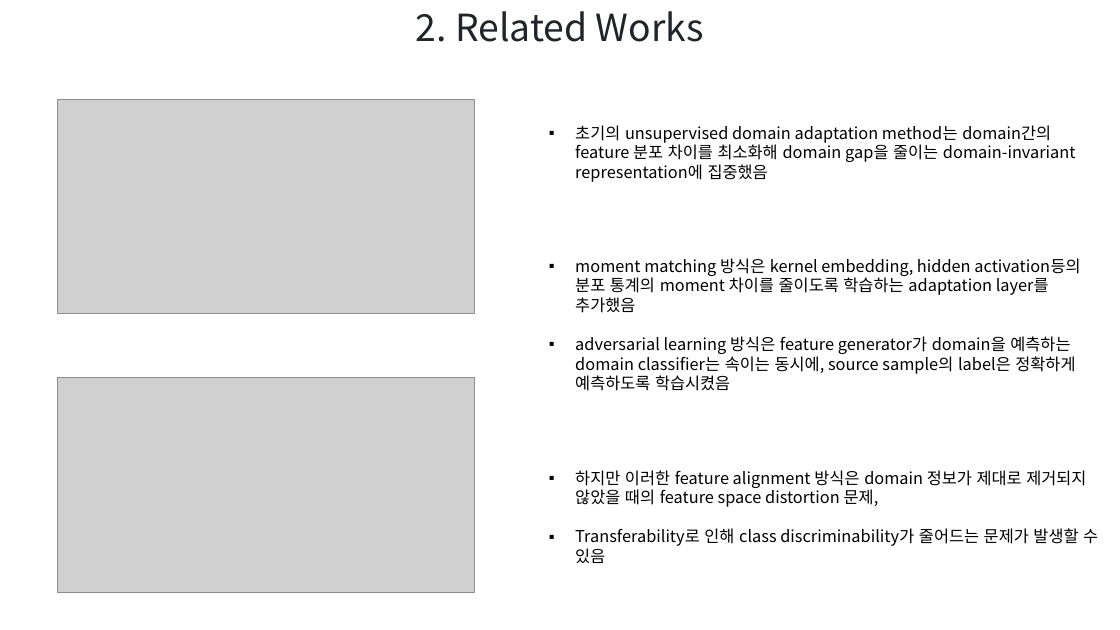
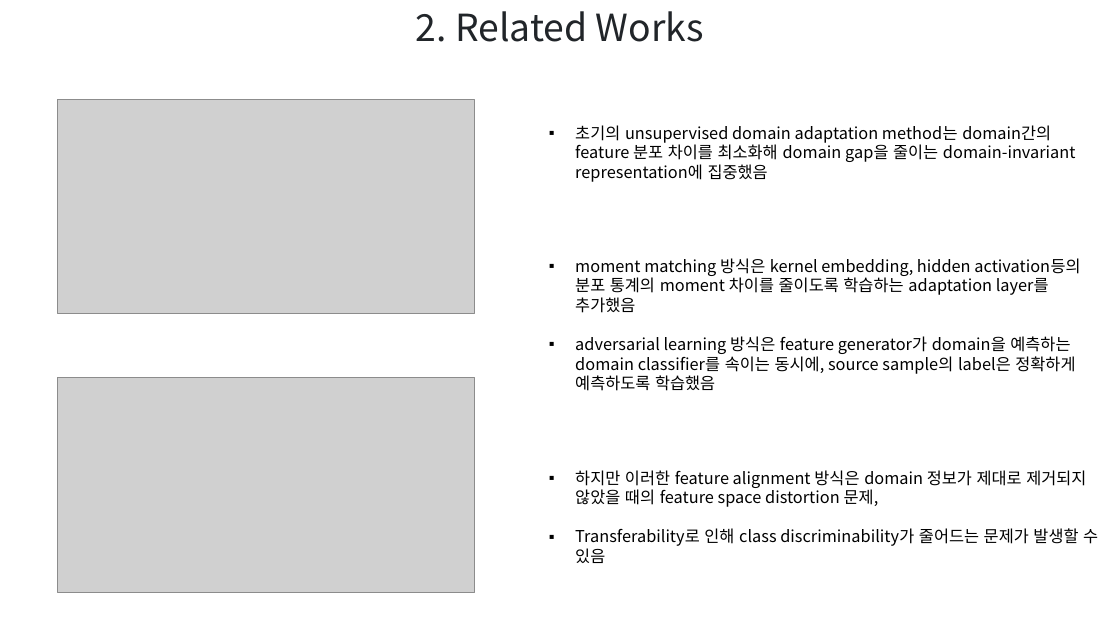
Before and after one commit to hbcho03/cvpr, a slide deck: slide 2 of CVPR/논문/DAMP PPT.pptx. Drawn at 1120x630 pixels with LibreOffice and Linux fonts; fonts in the diff are those of the drawing; grey boxes stand for pictures. Boxes give left, top, right and bottom in pixels: in the first picture for what was removed or moved away, otherwise in the second. Text is boxed around its words. In the diff, an @@ line names an element or a change of style, - is before the commit and + after.

```diff
--- a/CVPR/논문/DAMP PPT.pptx
+++ b/CVPR/논문/DAMP PPT.pptx
@@ text at (x1=575, y1=336, x2=1075, y2=391): text changed @@
-▪ adversarial learning 방식은 feature generator가 domain을 예측하는 domain classifier는 속이는 동시에, source sample의 label은 정확하게 예측하도록 학습시켰음
+▪ adversarial learning 방식은 feature generator가 domain을 예측하는 domain classifier를 속이는 동시에, source sample의 label은 정확하게 예측하도록 학습했음
```
Also in this commit, not shown: 8 other slides changed, 3 slides added, 1 other file.
